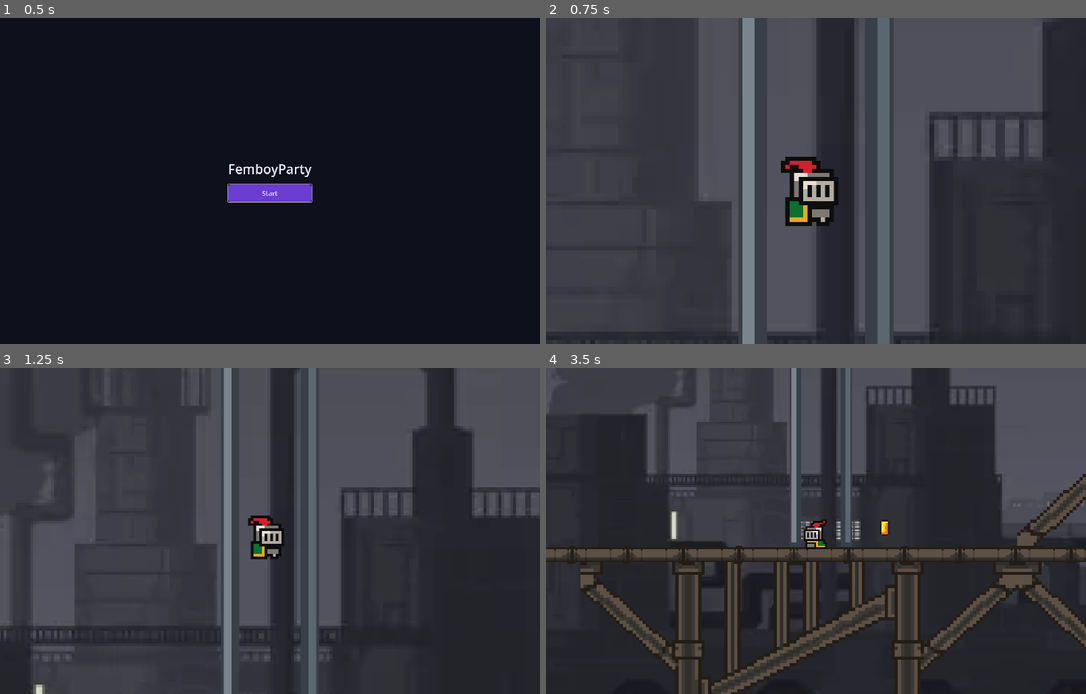
Above: before the commit, frames 1-4 (two rows, left to right).
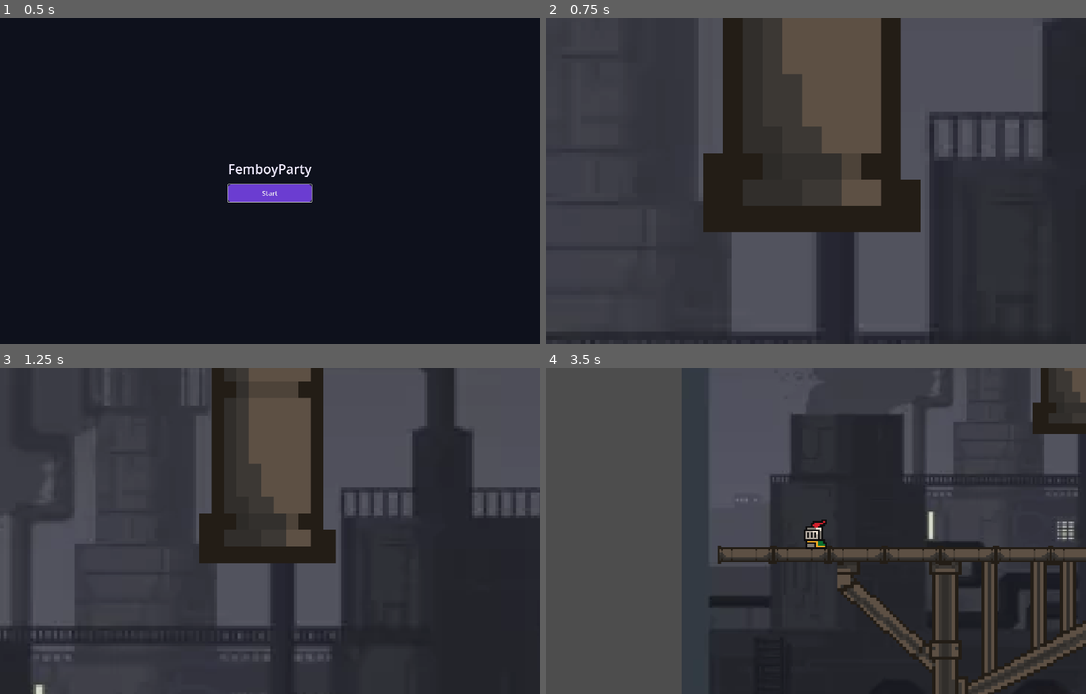
Above: after the commit, the same moments.

Repository: rkywsa/FemboyParty
Game: Godot game, scene res://MainMenu/main_menu.tscn
Same seed, same stepped clock (60 frames per second), same inputs: the game is played once before the commit and once after it.
Inputs:
- Up to frame 1 (0.5 s): no input
- Up to frame 2 (0.75 s): click "Start" at 0.5 s
- Up to frame 3 (1.25 s): no input
- Up to frame 4 (3.5 s): tap Enter (ui_accept) at 1.25, 1.52, 2.27 s; hold Right (ui_right) 1.28-2.78 s; hold Left (ui_left) from 2.78 s (still down)

Frame 1 is identical in both runs. In frame 2, 23% of the frame differs, in the area x 29-70%, y 0-100%; in frame 3, 13%; in frame 4, 50%, in the area x 0-100%, y 0-100%.

Commit message:
animation x5

Diff:
--- a/Graphics/level.tscn
+++ b/Graphics/level.tscn
@@ -16,7 +16,7 @@
 size = Vector2(34, 9)
 
 [sub_resource type="RectangleShape2D" id="SpawnPipeWallShape"]
-size = Vector2(6, 170)
+size = Vector2(6, 68.5)
 
 [node name="Level" type="Node2D" unique_id=661646850]
 
@@ -247,28 +247,24 @@
 [node name="SpawnPipe" type="Node2D" parent="." unique_id=1913442513]
 position = Vector2(16, 0)
 
-[node name="PipeBody" type="Polygon2D" parent="SpawnPipe" unique_id=544579170]
-color = Color(0.22, 0.25, 0.29, 1)
-polygon = PackedVector2Array(-19, 24, 19, 24, 19, 202, 12, 202, 12, 32, -12, 32, -12, 202, -19, 202)
-
-[node name="LeftHighlight" type="Polygon2D" parent="SpawnPipe" unique_id=386385915]
-color = Color(0.48, 0.52, 0.56, 1)
-polygon = PackedVector2Array(-18, 25, -15, 25, -15, 199, -18, 199)
-
-[node name="RightHighlight" type="Polygon2D" parent="SpawnPipe" unique_id=630628240]
-color = Color(0.36, 0.4, 0.44, 1)
-polygon = PackedVector2Array(15, 25, 18, 25, 18, 199, 15, 199)
+[node name="Pipe spawn" type="Sprite2D" parent="SpawnPipe" unique_id=366216444]
+position = Vector2(-0.99999857, 22.848642)
+rotation = 1.5707964
+scale = Vector2(6.450081, 4.831134)
+texture = ExtResource("2_gcbfm")
 
 [node name="LeftWall" type="StaticBody2D" parent="SpawnPipe" unique_id=223991695]
 position = Vector2(-16, 117)
 
 [node name="CollisionShape2D" type="CollisionShape2D" parent="SpawnPipe/LeftWall" unique_id=533390456]
+position = Vector2(0, -25.5)
 shape = SubResource("SpawnPipeWallShape")
 
 [node name="RightWall" type="StaticBody2D" parent="SpawnPipe" unique_id=1055964455]
 position = Vector2(16, 117)
 
 [node name="CollisionShape2D" type="CollisionShape2D" parent="SpawnPipe/RightWall" unique_id=1107954074]
+position = Vector2(0, -25.25)
 shape = SubResource("SpawnPipeWallShape")
 
 [node name="Coin" parent="." unique_id=635060567 instance=ExtResource("3_x4jqn")]
